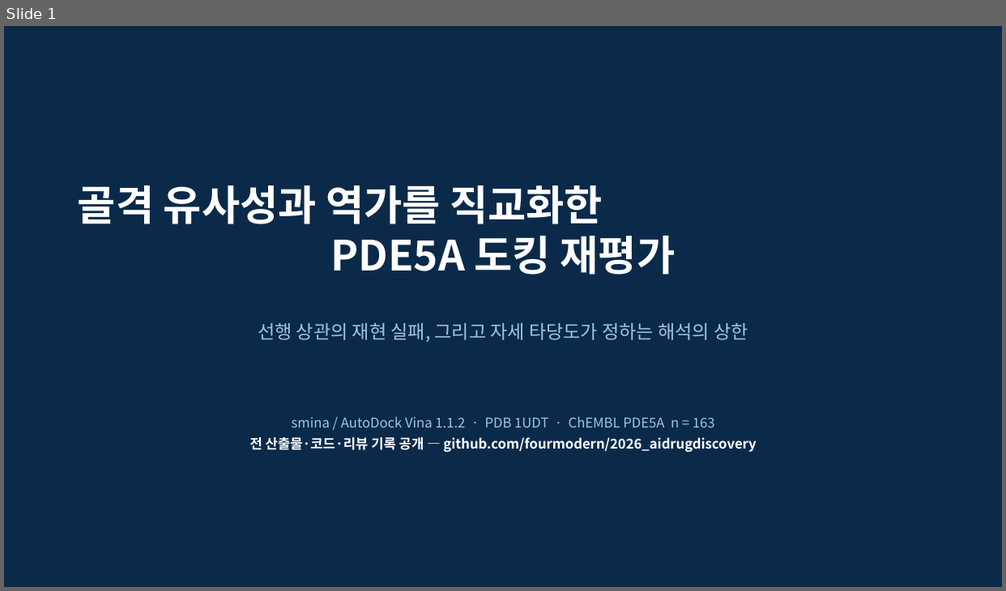
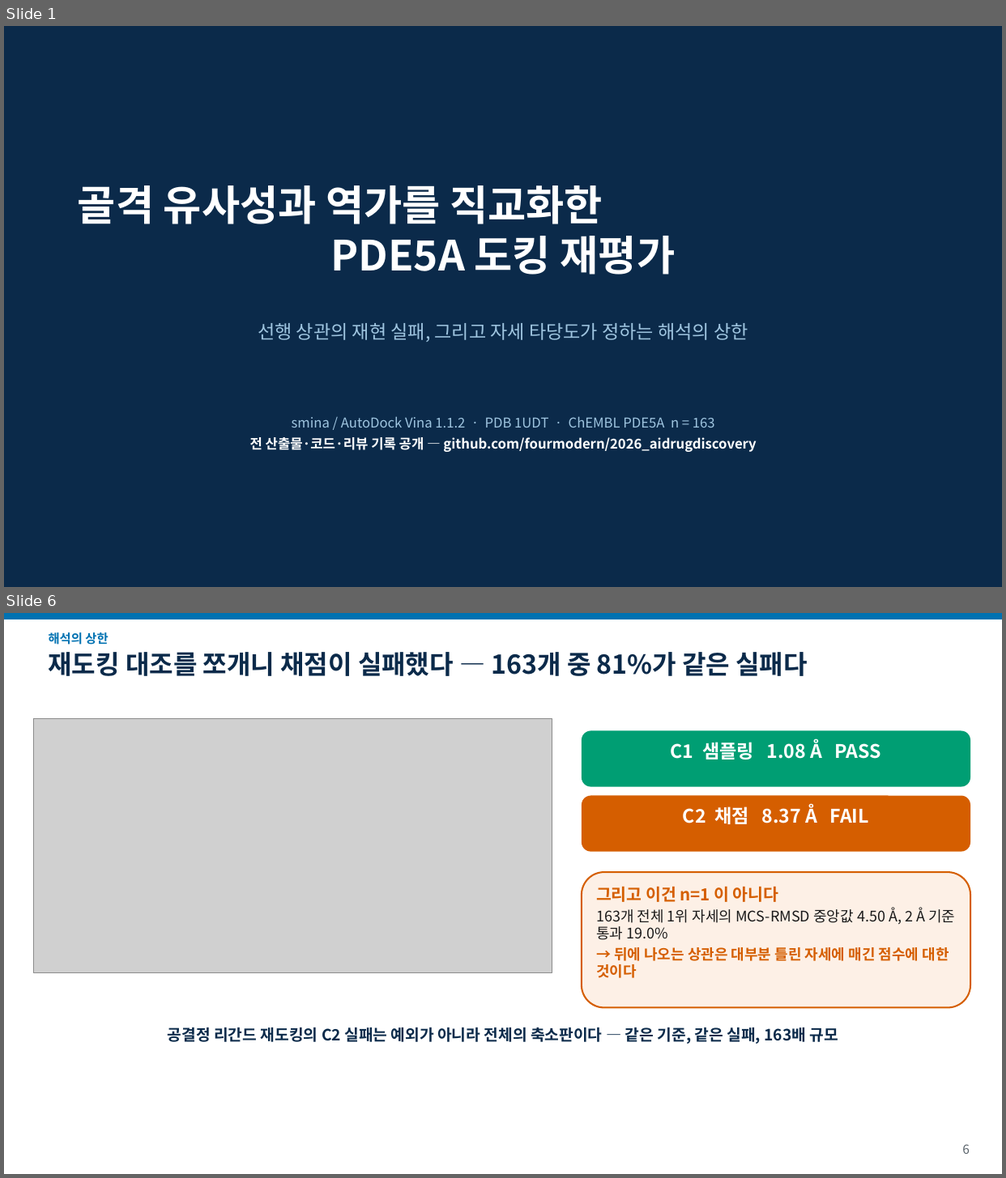
Before and after one commit to fourmodern/2026_aidrugdiscovery, a slide deck: Day06_LLM_Agent/pde5_harness/sample_run/report/docs/talk_16x9.pptx. Shown one above the other, each under a label of ours: slide 1 before the commit, slides 1 and 6 after it; the slides between them are not shown. The pictures are 1006x591 and 1006x1178 pixels, drawn with LibreOffice and Linux fonts; fonts in the diff are those of the drawing; grey boxes stand for pictures. Boxes give left, top, right and bottom in pixels: in the first picture for what was removed or moved away, otherwise in the second. Text is boxed around its words. In the diff, an @@ line names an element or a change of style, - is before the commit and + after.

```diff
--- a/Day06_LLM_Agent/pde5_harness/sample_run/report/docs/talk_16x9.pptx
+++ b/Day06_LLM_Agent/pde5_harness/sample_run/report/docs/talk_16x9.pptx
@@ slide 6 added at (4, 613, 1002, 1174), background #FFFFFF @@
@@ rectangle added at (4, 613, 1002, 619), fill #0072B2 @@
@@ text added at (49, 632, 108, 645), 12 pt, text #0072B2, bold @@
+해석의 상한
@@ text added at (49, 652, 807, 676), 25 pt, text #0B2A4A, bold @@
+재도킹 대조를 쪼개니 채점이 실패했다 — 163개 중 81%가 같은 실패다
@@ picture added at (33, 719, 552, 973) @@
@@ rounded rectangle added at (582, 730, 971, 786), fill #009E73 @@
@@ text added at (671, 739, 881, 760), 18 pt, text #FFFFFF, bold @@
+C1 샘플링 1.08 Å PASS
@@ rounded rectangle added at (582, 796, 971, 852), fill #D55E00 @@
@@ text added at (683, 804, 869, 824), 18 pt, text #FFFFFF, bold @@
+C2 채점 8.37 Å FAIL
@@ rounded rectangle added at (582, 872, 971, 1007), fill #FDF0E6, outline #D55E00 1.6 pt @@
@@ text added at (596, 886, 955, 978), 14 pt, text #D55E00, bold @@
+그리고 이건 n=1 이 아니다
+163개 전체 1위 자세의 MCS-RMSD 중앙값 4.50 Å, 2 Å 기준 통과 19.0%
+→ 뒤에 나오는 상관은 대부분 틀린 자세에 매긴 점수에 대한 것이다
@@ text added at (168, 1028, 838, 1044), 15 pt, text #0B2A4A, bold @@
+공결정 리간드 재도킹의 C2 실패는 예외가 아니라 전체의 축소판이다 — 같은 기준, 같은 실패, 163배 규모
@@ text added at (962, 1144, 970, 1154), 12 pt, text #5A636B @@
+6
```
Also in this commit, not shown: 8 slides changed, 3 other slides added, 4 slides removed, 25 other files.
